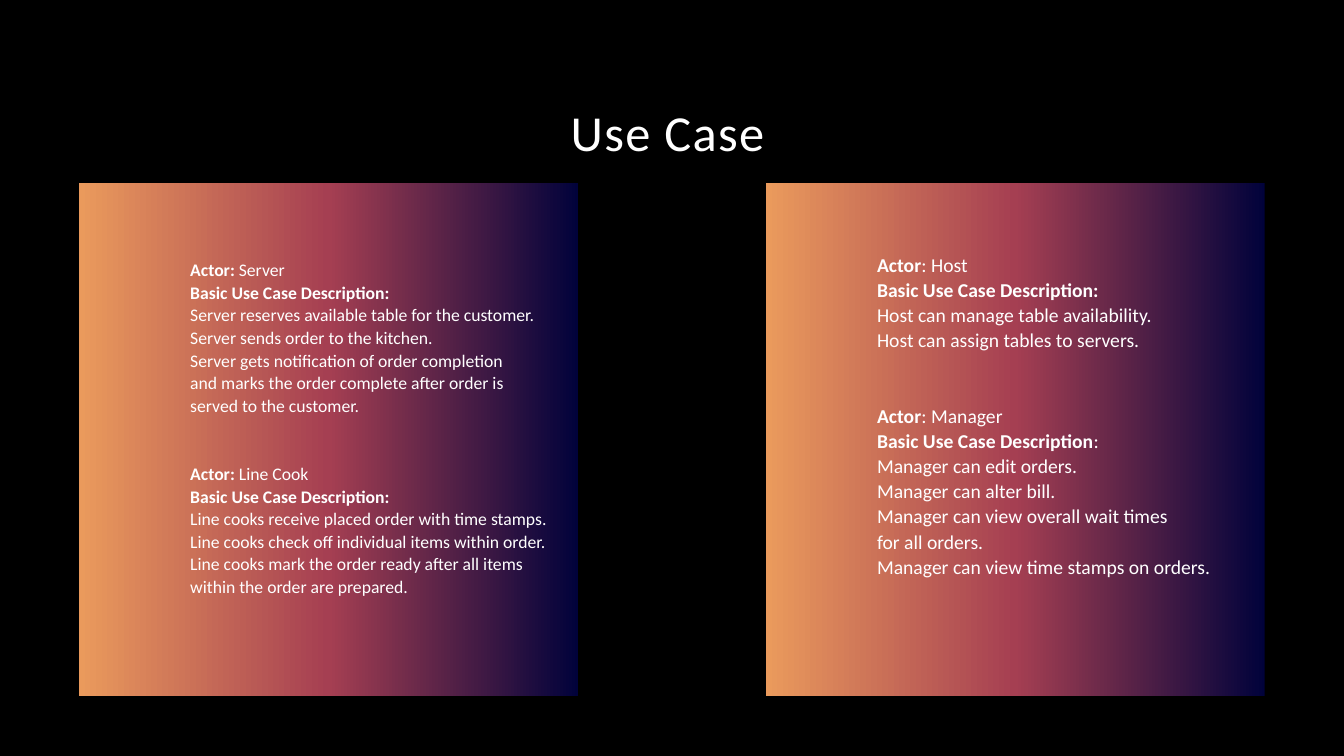
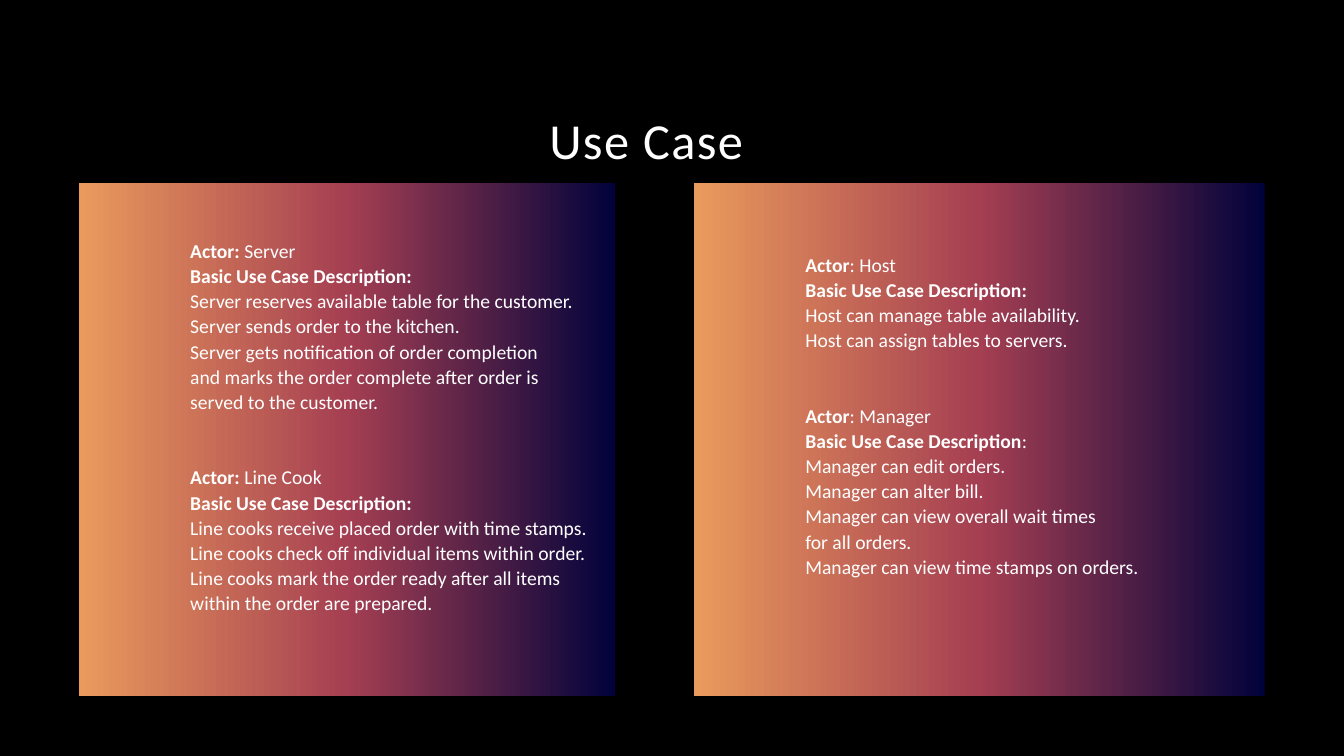
Before and after one commit to KL-3/CentRes, a slide deck: slide 9 of CentRes.pptx. Drawn at 1344x756 pixels with LibreOffice and Linux fonts; fonts in the diff are those of the drawing; background and template pictures are left out. Boxes give left, top, right and bottom in pixels: in the first picture for what was removed or moved away, otherwise in the second. Text is boxed around its words. In the diff, an @@ line names an element or a change of style, - is before the commit and + after.

```diff
--- a/CentRes.pptx
+++ b/CentRes.pptx
@@ text "Use Case": place and size @@
-text "Use Case" at box(571, 118, 764, 152)
+text "Use Case" at box(549, 126, 743, 160)
@@ title "Actor: Server Basic Use Case ...": place and size @@
-title "Actor: Server Basic Use Case ..." at box(80, 184, 579, 697)
+title "Actor: Server Basic Use Case ..." at box(80, 184, 616, 697)
@@ title "Actor: Server Basic Use Case ..." at box(80, 184, 616, 697): size 12.6 to 14 pt @@
@@ rectangle "Actor: Host": place and size @@
-rectangle "Actor: Host" at box(766, 184, 1265, 697)
+rectangle "Actor: Host" at box(695, 184, 1265, 697)
```
Also in this commit, not shown: 3 other slides changed, 1 slide added, 1 slide removed.
